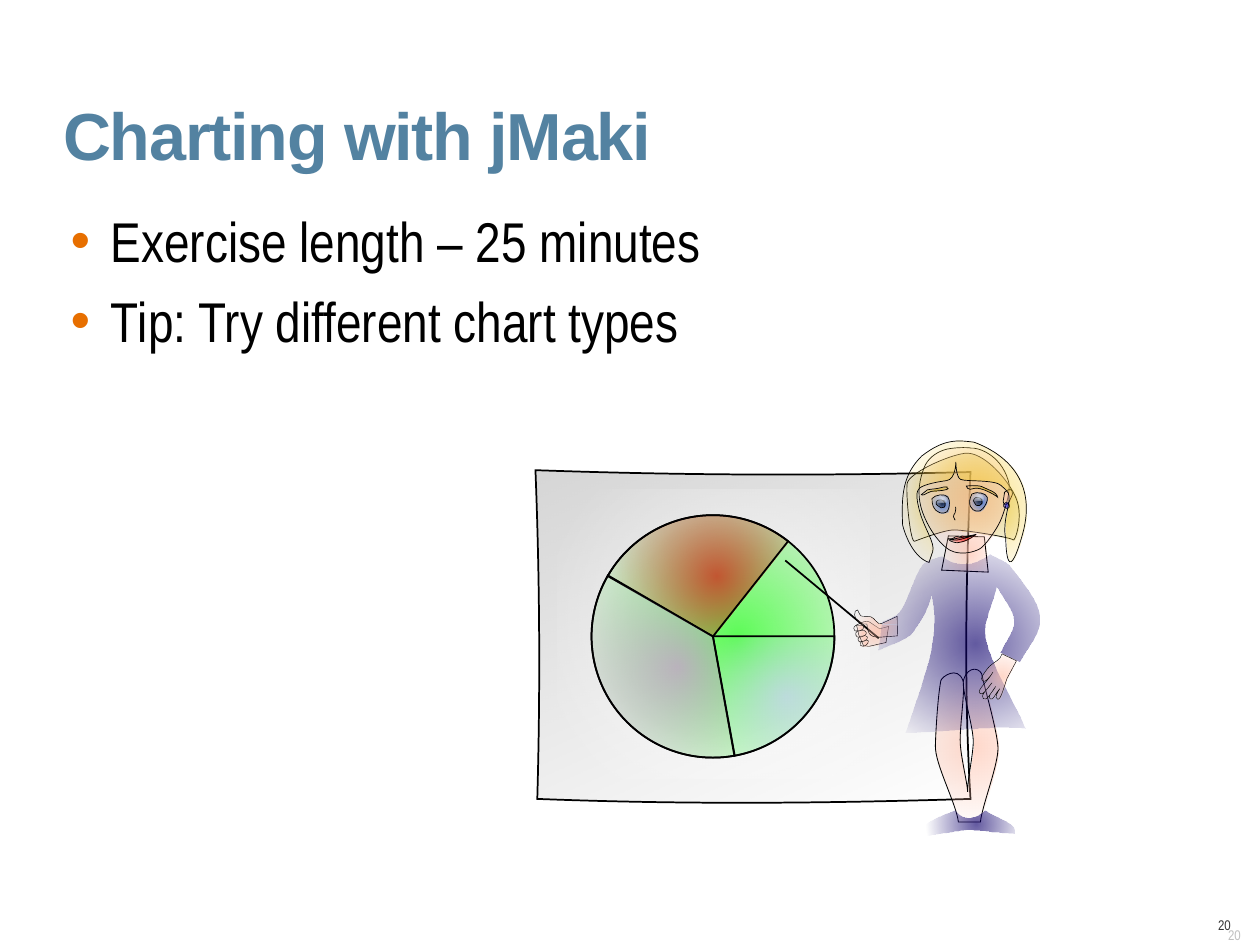
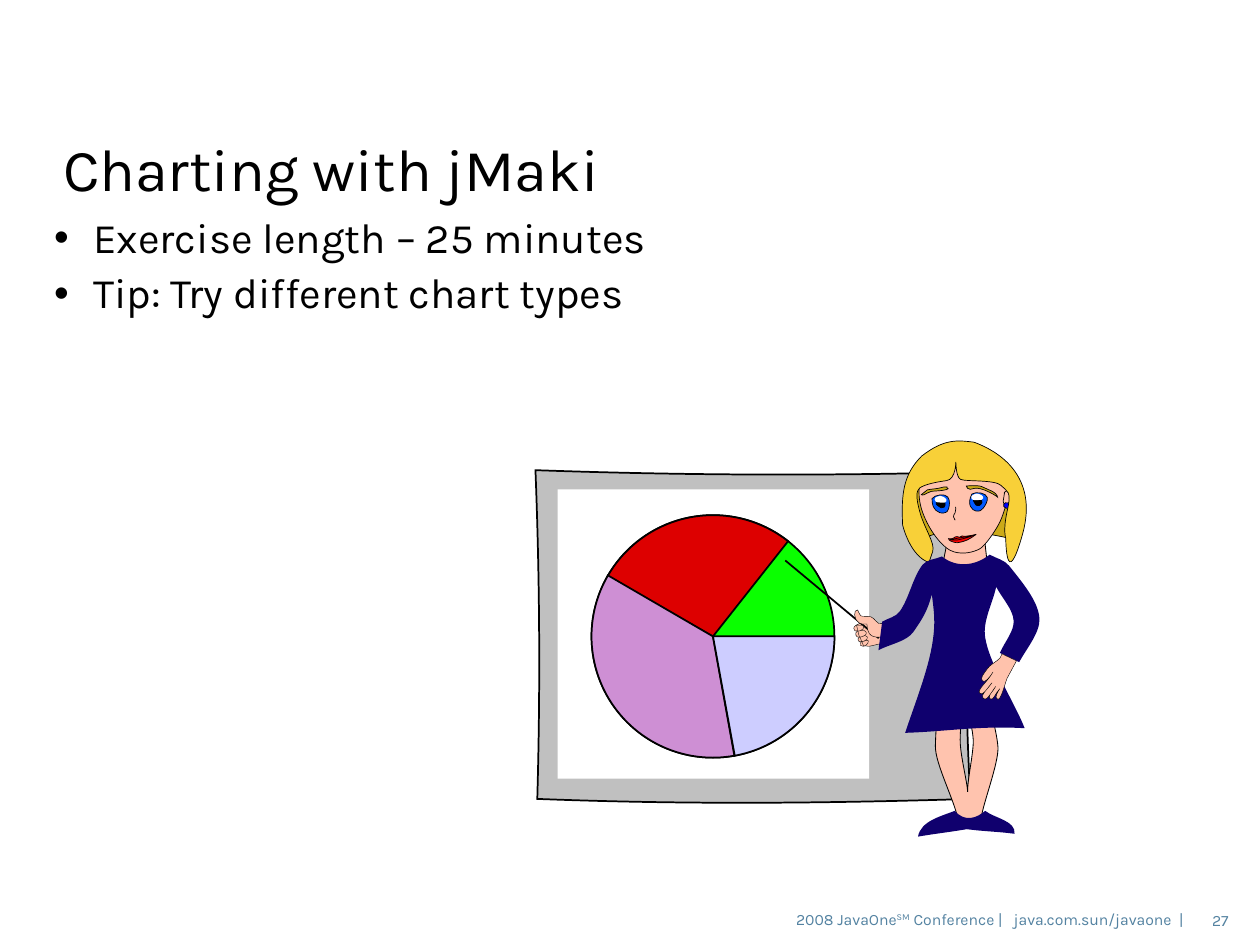
Before and after one commit to dmatej/Glassfish-SVN-Patched, a slide deck: slide 27 of v3/admingui/j1plugin/gfplugin/4520_gfplugin.odp (slide 20 before the commit). Drawn at 1260x945 pixels with LibreOffice and Linux fonts; fonts in the diff are those of the drawing; background and template pictures are left out. Boxes give left, top, right and bottom in pixels: in the first picture for what was removed or moved away, otherwise in the second. Text is boxed around its words. In the diff, an @@ line names an element or a change of style, - is before the commit and + after.

```diff
--- a/v3/admingui/j1plugin/gfplugin/4520_gfplugin.odp
+++ b/v3/admingui/j1plugin/gfplugin/4520_gfplugin.odp
@@ title "Charting with jMaki" at (63,150,599,205): size 38 to 34 pt, font Arial to Karla, text colour #5382A1 to #000000, letter spacing -0.7 to 0 pt, bold off; line spacing 0.9 to 0.85; vertical alignment top to middle @@
@@ text "Exercise length – 25 minutes" at (93,224,646,319): size 32 to 24 pt, font Arial Narrow to Karla; indent changed; line spacing 0.85 to 0.9; less space between paragraphs @@
@@ freeform shape at (902,441,1026,562): fill gradient #F8D038 to #F8D038 @@
@@ fill gradient #CCAA18 to #CCAA18 in 3 elements at (907,454,1019,542), (966,485,998,496), (921,486,949,494) @@
@@ freeform shape at (932,495,950,514): fill gradient #0059FF to #0059FF @@
@@ freeform shape at (936,500,945,508): fill gradient #000000 to #000000 @@
@@ freeform shape at (970,493,988,512): fill gradient #0059FF to #0059FF @@
@@ fill gradient #FFFFFF to #FFFFFF in 3 elements at (558,489,869,779), (935,496,948,503), (971,494,984,500) @@
@@ freeform shape at (974,498,983,507): fill gradient #000000 to #000000 @@
@@ fill gradient #FFC2AD to #FFC2AD in 3 elements at (941,536,988,572), (919,447,1009,553), (1003,490,1012,505) @@
@@ freeform shape at (1004,503,1011,509): fill gradient #0000FF to #0000FF @@
@@ freeform shape at (591,515,834,757): fill gradient #0AFF00 to #0AFF00 @@
@@ freeform shape at (607,515,788,636): fill gradient #DD0000 to #DD0000 @@
@@ freeform shape at (949,534,976,543): fill gradient #FF0000 to #FF0000 @@
@@ freeform shape at (950,536,974,541): fill gradient #FF0000 to #FF0000 @@
@@ freeform shape at (878,554,1040,732): fill gradient #0F006E to #0F006E @@
@@ freeform shape at (591,576,733,759): fill gradient #CE8FD4 to #CE8FD4 @@
@@ freeform shape at (713,636,834,756): fill gradient #CDCDFF to #CDCDFF @@
@@ fill gradient #FFC2AC to #FFC2AC in 7 elements at (854,621,890,646), (854,610,897,638), (862,640,868,646), (859,635,867,641), (858,630,867,638), (857,625,864,631), (979,654,1017,699) @@
@@ freeform shape at (935,669,998,822): fill gradient #FFC3AE to #FFC3AE @@
@@ freeform shape at (919,811,1016,837): fill gradient #10006E to #10006E @@
@@ text added at (796,913,1172,929), 9 pt, text #5382A1 @@
+2008 JavaOneSM Conference | java.com.sun/javaone |
@@ page number added at (1212,916,1228,926), 9 pt, text #5483A1 @@
+27
@@ page number removed at (1218,920,1231,933) @@
-20
```
Also in this commit, not shown: 27 other slides changed, 10 slides added, 1 slide removed.
